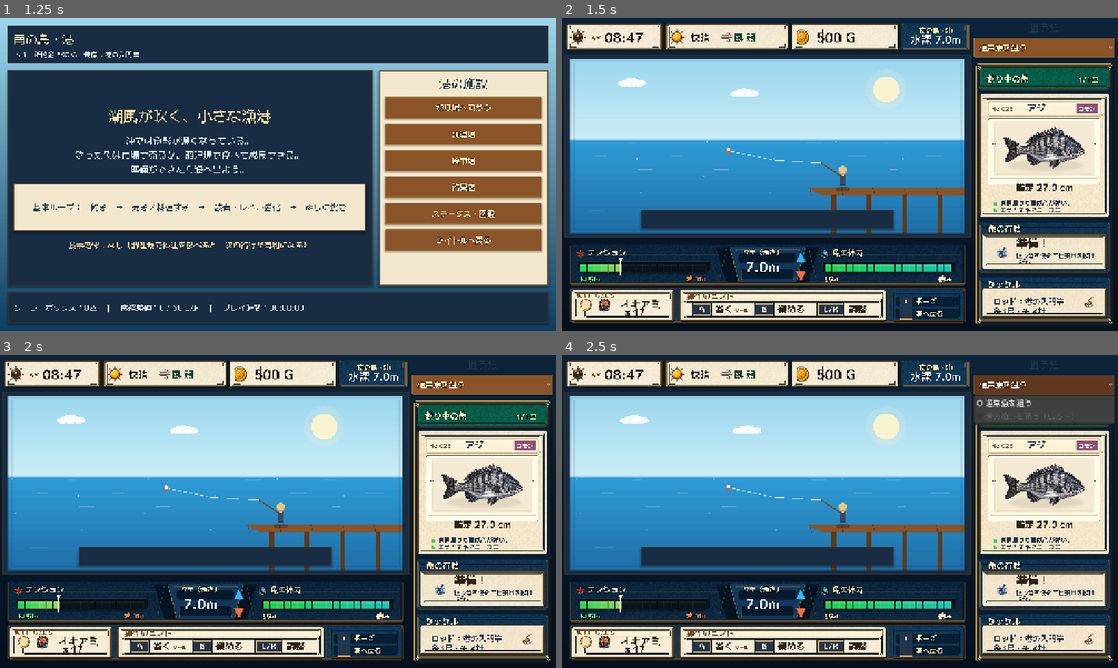
Above: before the commit, frames 1-4 (two rows, left to right).
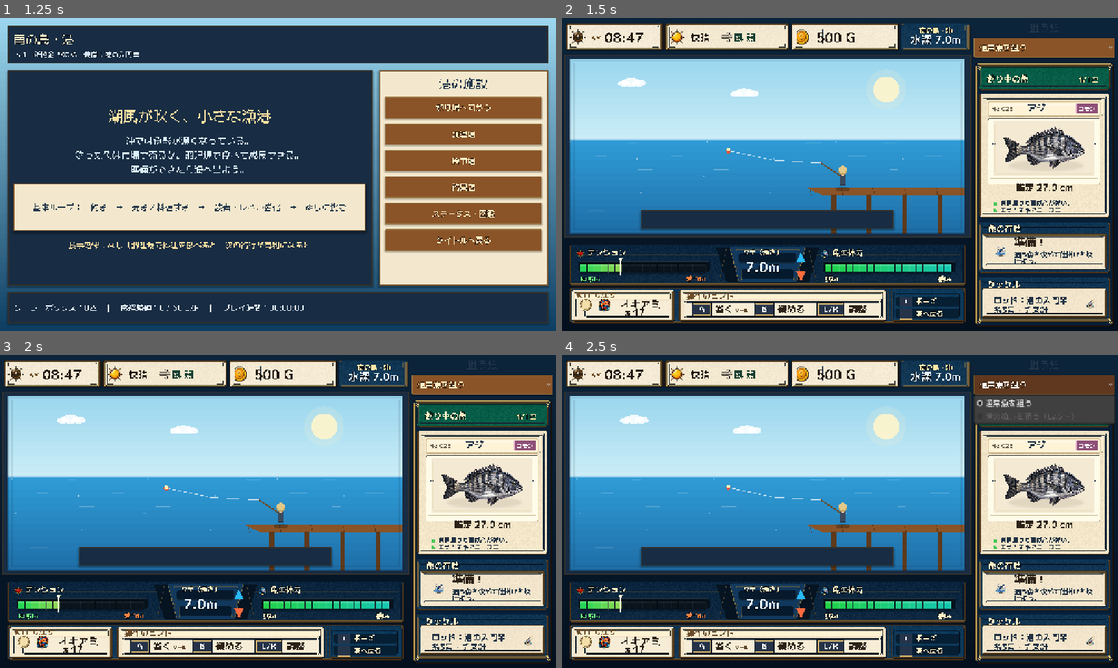
Above: after the commit, the same moments.

Repository: RYUKOU-OKUMURA/tsuri_quest_umi_mvp
Game: Godot game, scene res://scenes/main.tscn
Two runs of this game, one before a commit and one after it. Both use one fixed random seed, a clock stepped at 60 frames per second and the inputs below.
Inputs:
- Up to frame 1 (1.25 s): click "ゲームを始める" at 0.5 s
- Up to frame 2 (1.5 s): click "釣り場へ向かう" at 1.25 s
- Up to frame 3 (2 s): no input
- Up to frame 4 (2.5 s): click "通常魚を狙う" at 2 s

Frame 1 is identical in both runs. In frame 2, 0.6% of the frame differs, in the area x 77-96%, y 69-95%; in frame 3, 0.6%; in frame 4, 0.6%.

Commit message:
Improve fight sidebar lower card density

Diff:
--- a/src/ui/components/fight_sidebar.gd
+++ b/src/ui/components/fight_sidebar.gd
@@ -145,7 +145,7 @@
 	_draw_text(font, "魚の行動", rect.position + Vector2(16.0, 25.0), 19 if _sidebar_frame != null else 18, Palette.TEXT_BONE, 3)
 	var body := Rect2(rect.position + Vector2(10.0, 33.0), rect.size - Vector2(20.0, 42.0))
 	if _sidebar_frame != null:
-		body = Rect2(rect.position + Vector2(14.0, rect.size.y * 0.24), rect.size - Vector2(28.0, rect.size.y * 0.30))
+		body = Rect2(rect.position + Vector2(14.0, rect.size.y * 0.225), rect.size - Vector2(28.0, rect.size.y * 0.285))
 	else:
 		_draw_panel(body, Color("#f3e8cd"), Palette.WOOD_DARK, Palette.GOLD)
 	var action := "待機"
@@ -153,12 +153,12 @@
 	if simulator != null:
 		action = simulator.action_name
 		message = simulator.action_message
-	var icon_size := 46.0 if _sidebar_frame != null else 58.0
-	var text_x := 66.0 if _sidebar_frame != null else 78.0
-	_draw_action_icon(body.position + Vector2(34.0, body.size.y * 0.55), icon_size)
-	_draw_text(font, "%s！" % action, body.position + Vector2(text_x, 32.0), 26 if _sidebar_frame != null else 20, Color("#2b2117"), 0)
-	if _sidebar_frame != null:
-		_draw_action_message(font, message, body.position + Vector2(text_x, 43.0), body.size.x - text_x - 8.0)
+	var icon_size := 42.0 if _sidebar_frame != null else 58.0
+	var text_x := 62.0 if _sidebar_frame != null else 78.0
+	_draw_action_icon(body.position + Vector2(31.0, body.size.y * 0.54), icon_size)
+	_draw_text(font, "%s！" % action, body.position + Vector2(text_x, 31.0), 25 if _sidebar_frame != null else 20, Color("#2b2117"), 0)
+	if _sidebar_frame != null:
+		_draw_action_message(font, message, body.position + Vector2(text_x, 42.0), body.size.x - text_x - 6.0)
 	else:
 		_draw_wrapped(font, message, body.position + Vector2(72.0, 36.0), body.size.x - 82.0, 11, Palette.TEXT_DARK, 2)
 
@@ -168,26 +168,26 @@
 	_draw_text(font, "タックル", rect.position + Vector2(14.0, 24.0), 19 if _sidebar_frame != null else 18, Palette.TEXT_BONE, 3)
 	var body := Rect2(rect.position + Vector2(10.0, 32.0), rect.size - Vector2(20.0, 38.0))
 	if _sidebar_frame != null:
-		body = Rect2(rect.position + Vector2(14.0, rect.size.y * 0.245), rect.size - Vector2(28.0, rect.size.y * 0.31))
+		body = Rect2(rect.position + Vector2(14.0, rect.size.y * 0.225), rect.size - Vector2(28.0, rect.size.y * 0.285))
 	else:
 		_draw_panel(body, Palette.PARCHMENT, Palette.WOOD_DARK, Palette.GOLD)
 	var rod_name := _short_rod_name(String(trip_stats.get("rod_name", "港の入門竿")))
 	var has_tackle_icon := _tackle_card_icon != null or _icons != null
 	var icon_reserved_width := 12.0
 	if has_tackle_icon:
-		icon_reserved_width = 46.0 if _sidebar_frame != null else 66.0
-	var text_offset := Vector2(14.0, 20.0) if _sidebar_frame != null else Vector2(12.0, 14.0)
+		icon_reserved_width = 40.0 if _sidebar_frame != null else 66.0
+	var text_offset := Vector2(14.0, 18.0) if _sidebar_frame != null else Vector2(12.0, 14.0)
 	var text_width := body.size.x - icon_reserved_width - text_offset.x
 	var lines: Array[String] = [
 		"ロッド：%s" % rod_name,
 		"糸3号・チヌ針",
 	]
-	var tackle_font_size := 18 if _sidebar_frame != null else 12
-	var tackle_line_gap := 22.0 if _sidebar_frame != null else 16.0
+	var tackle_font_size := 19 if _sidebar_frame != null else 12
+	var tackle_line_gap := 23.0 if _sidebar_frame != null else 16.0
 	for i in range(lines.size()):
 		_draw_wrapped(font, lines[i], body.position + text_offset + Vector2(0.0, float(i) * tackle_line_gap), text_width, tackle_font_size, Palette.TEXT_DARK, 1, tackle_font_size + 3.0)
 	if _tackle_card_icon != null or _icons != null:
-		var icon_rect := Rect2(body.end - Vector2(50.0, 58.0), Vector2(44.0, 44.0)) if _sidebar_frame != null else Rect2(body.end - Vector2(50.0, 50.0), Vector2(40.0, 40.0))
+		var icon_rect := Rect2(body.end - Vector2(44.0, 52.0), Vector2(38.0, 38.0)) if _sidebar_frame != null else Rect2(body.end - Vector2(50.0, 50.0), Vector2(40.0, 40.0))
 		_draw_tackle_icon(icon_rect)
 	else:
 		_draw_simple_rod(body.position + Vector2(body.size.x - 62.0, body.size.y - 24.0))
@@ -267,8 +267,8 @@
 
 func _draw_action_message(font: Font, text: String, pos: Vector2, max_width: float) -> void:
 	var first_stop := text.find("！")
-	var font_size := 14 if _sidebar_frame != null else 13
-	var gap := 14.0 if _sidebar_frame != null else 16.0
+	var font_size := 15 if _sidebar_frame != null else 13
+	var gap := 15.0 if _sidebar_frame != null else 16.0
 	if first_stop > 0 and first_stop < text.length() - 1:
 		var first := text.left(first_stop + 1)
 		var second := text.substr(first_stop + 1)
Not shown, changed: design-qa.md
Not shown, changed: docs/11_underwater_fight_showcase.md
